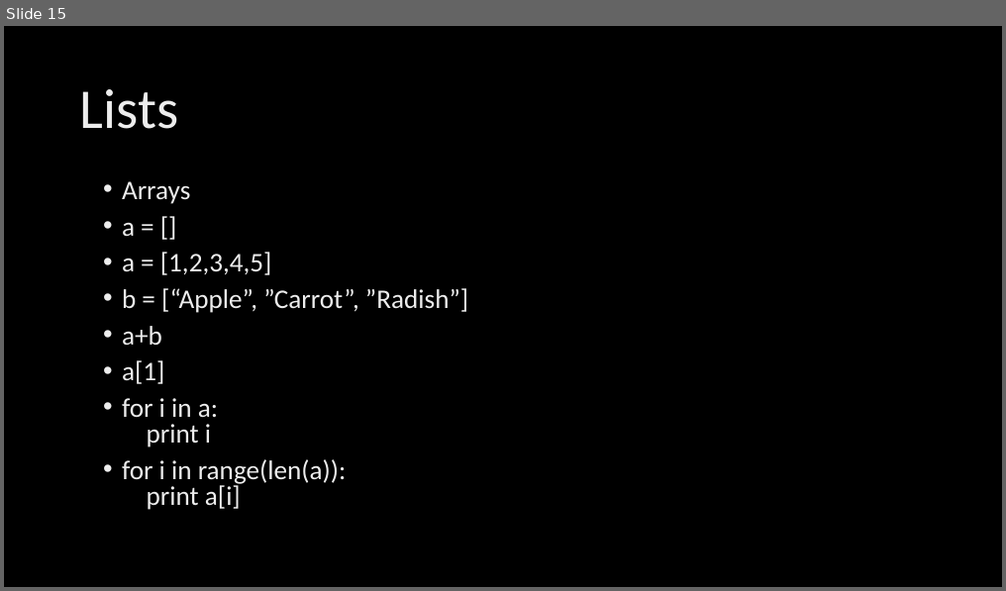
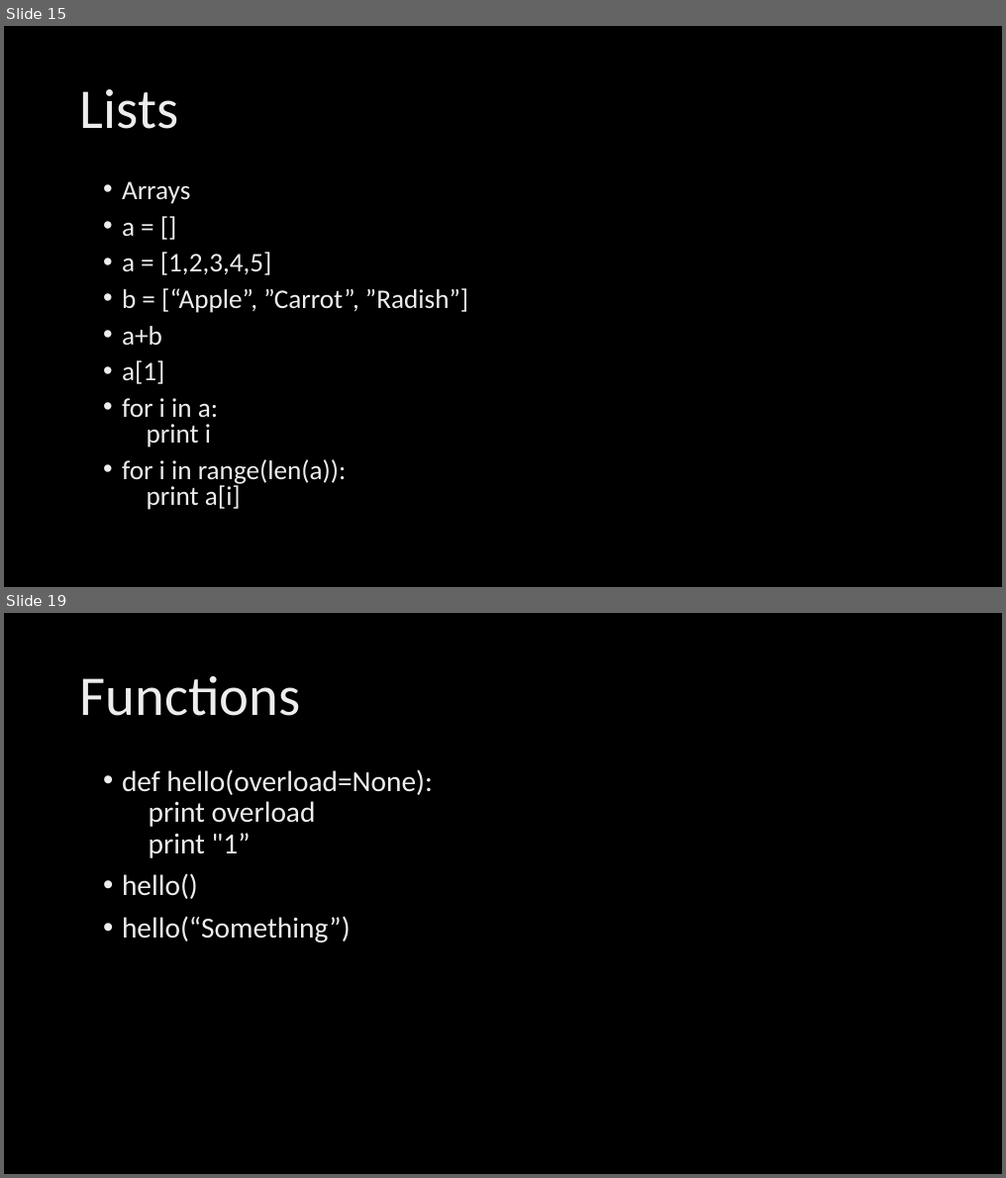
Before and after one commit to abhiii5459/Talks, a slide deck: April_2017/Devopedia_Apr22/Python Talk.pptx. Shown one above the other, each under a label of ours: slide 15 before the commit, slides 15 and 19 after it; the slides between them are not shown. The pictures are 1006x591 and 1006x1178 pixels, drawn with LibreOffice and Linux fonts; fonts in the diff are those of the drawing. Boxes give left, top, right and bottom in pixels: in the first picture for what was removed or moved away, otherwise in the second. Text is boxed around its words. In the diff, an @@ line names an element or a change of style, - is before the commit and + after.

```diff
--- a/April_2017/Devopedia_Apr22/Python Talk.pptx
+++ b/April_2017/Devopedia_Apr22/Python Talk.pptx
@@ slide 19 added at [4, 613, 1002, 1174], background #000000 @@
@@ title added at [80, 676, 301, 716], 54 pt, text gradient #BFBFBF to #EDEDED to #FFFFFF @@
+Functions
@@ text added at [122, 769, 433, 943], 28 pt, text gradient #BFBFBF to #EDEDED to #FFFFFF @@
+• def hello(overload=None):
+  print overload
+  print "1”
+• hello()
+• hello(“Something”)
```
Also in this commit, not shown: 1 slide changed, 5 other slides added.
